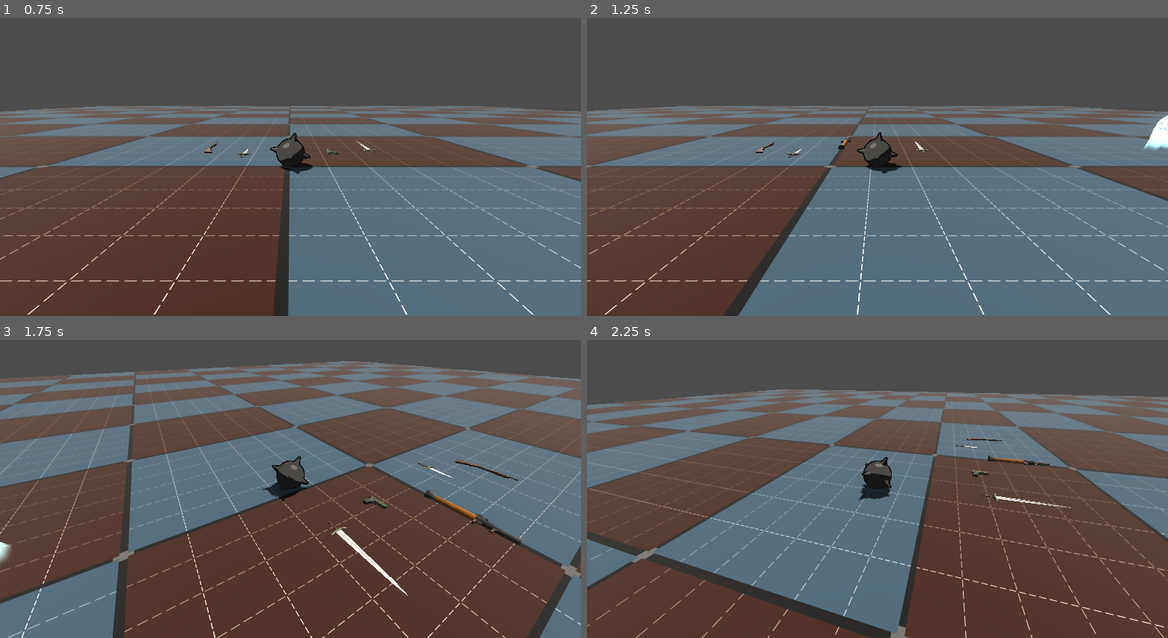
Above: before the commit, frames 1-4 (two rows, left to right).
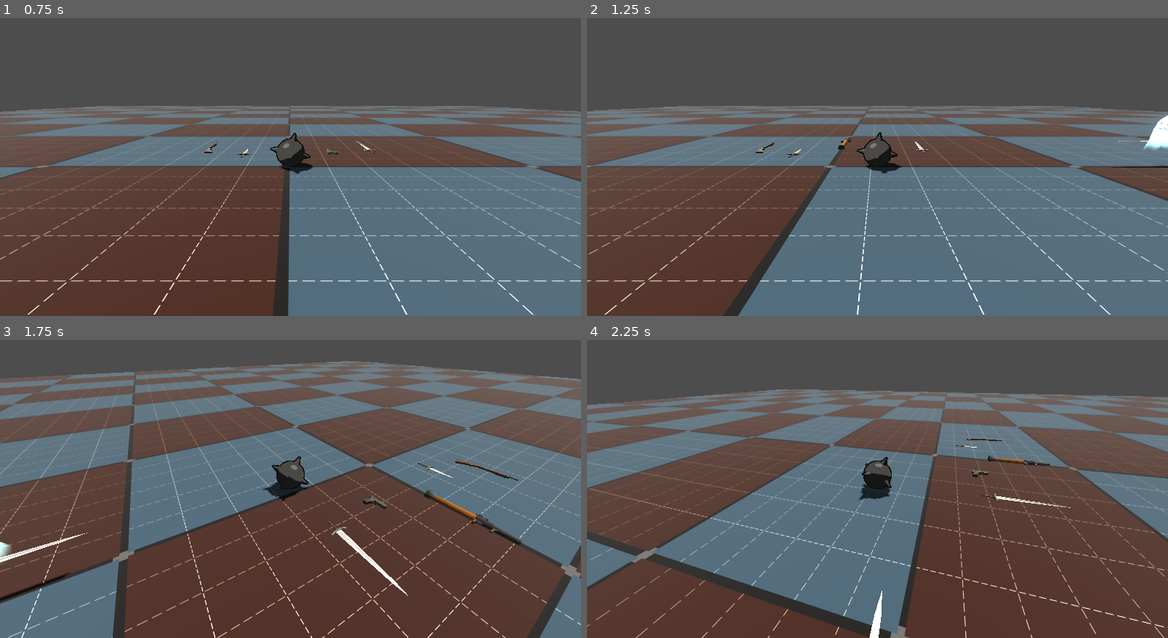
Above: after the commit, the same moments.

Repository: erikringwalters/pirate-jam-16-prototype
Game: Godot game, scene res://scenes/main.tscn
Two runs of this game, one before a commit and one after it. Both use one fixed random seed, a clock stepped at 60 frames per second and the inputs below.
Inputs (mouse positions are in pixels of both pictures, inside the frame that each line leads up to):
- Up to frame 1 (0.75 s): move the mouse to (418, 137) at 0.52 s; press the mouse at (418, 137) at 0.53 s; hold D (move_right) from 0.53 s (still down)
- Up to frame 2 (1.25 s): keep holding D (move_right)
- Up to frame 3 (1.75 s): move the mouse to (261, 477) at 1.27 s; release D (move_right) at 1.28 s; release the mouse at (261, 477) at 1.28 s; hold W (move_up) from 1.28 s (still down); click (261, 477) at 1.35 s
- Up to frame 4 (2.25 s): keep holding W (move_up); move the mouse to (889, 468) at 2.02 s; press the mouse at (889, 468) at 2.03 s

Frame 1 is identical in both runs. In frame 2, less than 0.1% of the frame differs, in the area x 90-100%, y 41-51%; in frame 3, 0.3%, in the area x 0-16%, y 64-88%; in frame 4, 0.2%.
Error before the commit: Invalid call. Nonexistent function 'instantiate' in base 'Dictionary'. (res://scripts/enemy.gd:13)

Commit message:
fixing paths

Diff:
--- a/scripts/enemy.gd
+++ b/scripts/enemy.gd
@@ -10,7 +10,7 @@
 
 func _ready() -> void:
 	weapon_name = "Sword"
-	var weapon = Items.weapons[str(weapon_name)].instantiate()
+	var weapon = Items.weapons[str(weapon_name)]['weapon_scene'].instantiate()
 	add_child(weapon)
 	weapon.set_collision_layers(true, false)
 	weapon.freeze = true
--- a/scripts/items.gd
+++ b/scripts/items.gd
@@ -4,7 +4,7 @@
 @onready var weapons : Dictionary = {
 	"Dagger" : {
 		"path":"res://assets/weapons/Dagger.fbx",
-		"weapon_instance": ResourceLoader.load("res://assets/weapons/Dagger.fbx"),
+		"weapon_scene": ResourceLoader.load("res://scenes/weapons/dagger.tscn"),
 		"base_damage": 100.0,
 		"damage_mult": 1.0,
 		"base_cooldown": 0.25,
@@ -13,7 +13,7 @@
 	},
 	"Sword" : {
 		"path":"res://assets/weapons/Sword.fbx",
-		"weapon_instance": ResourceLoader.load("res://assets/weapons/Sword.fbx"),
+		"weapon_scene": ResourceLoader.load("res://scenes/weapons/sword.tscn"),
 		"base_damage": 100.0,
 		"damage_mult": 1.0,
 		"base_cooldown": 0.25,
@@ -22,7 +22,7 @@
 	},
 	"Handgun" : {
 		"path":"res://assets/weapons/Handgun.fbx",
-		"weapon_instance": ResourceLoader.load("res://assets/weapons/Handgun.fbx"),
+		"weapon_scene": ResourceLoader.load("res://scenes/weapons/handgun.tscn"),
 		"base_damage": 100.0,
 		"damage_mult": 1.0,
 		"base_cooldown": 0.25,
@@ -31,7 +31,7 @@
 	},
 	"Shotgun" : {
 		"path":"res://assets/weapons/Shotgun.fbx",
-		"weapon_instance": ResourceLoader.load("res://assets/weapons/Shotgun.fbx"),
+		"weapon_scene": ResourceLoader.load("res://scenes/weapons/shotgun.tscn"),
 		"base_damage": 100.0,
 		"damage_mult": 1.0,
 		"base_cooldown": 0.25,
@@ -40,7 +40,7 @@
 	},
 	"Rocket" : {
 		"path":"res://assets/weapons/Rocket.fbx",
-		"weapon_instance": ResourceLoader.load("res://assets/weapons/Rocket.fbx"),
+		"weapon_scene": ResourceLoader.load("res://scenes/weapons/rocket.tscn"),
 		"base_damage": 100.0,
 		"damage_mult": 1.0,
 		"base_cooldown": 0.25,
